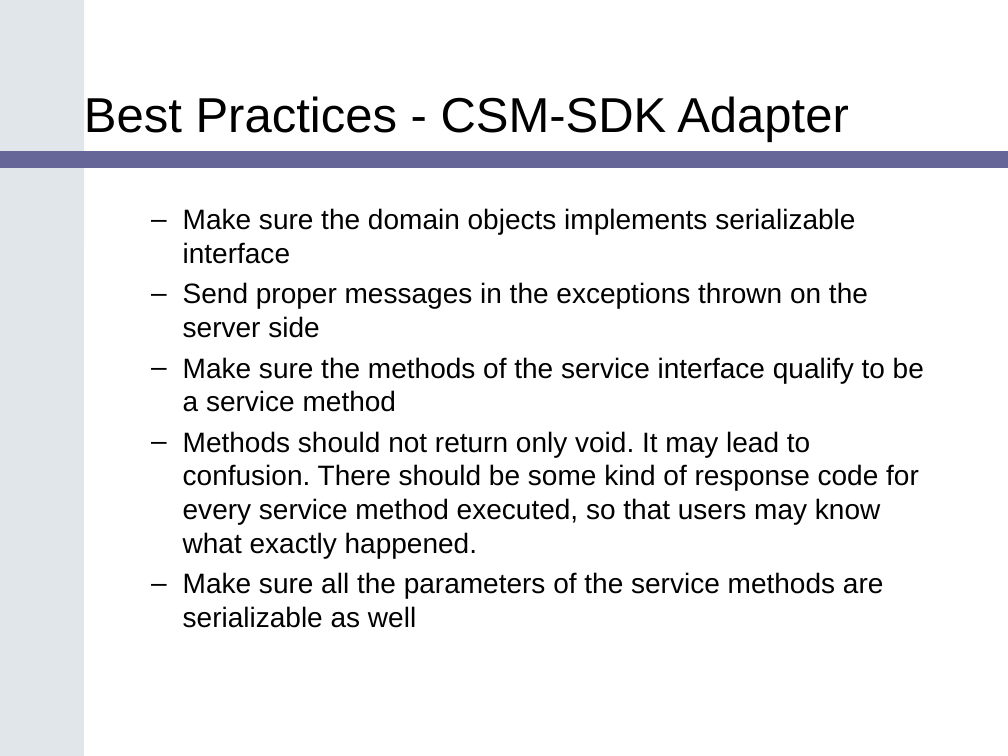
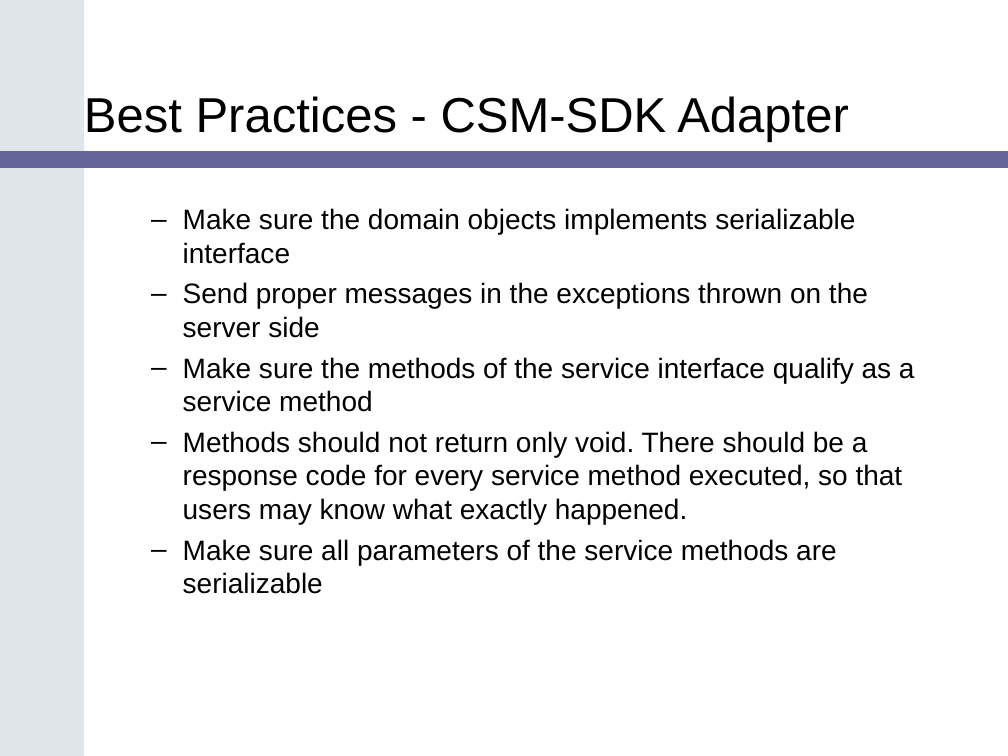
Before and after one commit to CBIIT/common-security-module-docs, a slide deck: slide 14 of Presentations/SDK_Bootcamp_CSM_v1.ppt. Drawn at 1008x756 pixels with LibreOffice and Linux fonts; fonts in the diff are those of the drawing; background and template pictures are left out. Boxes give left, top, right and bottom in pixels: in the first picture for what was removed or moved away, otherwise in the second. Text is boxed around its words. In the diff, an @@ line names an element or a change of style, - is before the commit and + after.

Commit message:
minor text changes
SVN-Revision: 1398

```diff
--- a/Presentations/SDK_Bootcamp_CSM_v1.ppt
+++ b/Presentations/SDK_Bootcamp_CSM_v1.ppt
@@ text at bbox=[183, 357, 915, 594]: text changed @@
-  – Make sure the methods of the service interface qualify to be a service method
-  – Methods should not return only void. It may lead to confusion. There should be some kind of response code for every service method executed, so that users may know what exactly happened.
-  – Make sure all the parameters of the service methods are serializable as well
+  – Make sure the methods of the service interface qualify as a service method
+  – Methods should not return only void. There should be a response code for every service method executed, so that users may know what exactly happened.
+  – Make sure all parameters of the service methods are serializable
```
Also in this commit, not shown: 1 other slide changed.
